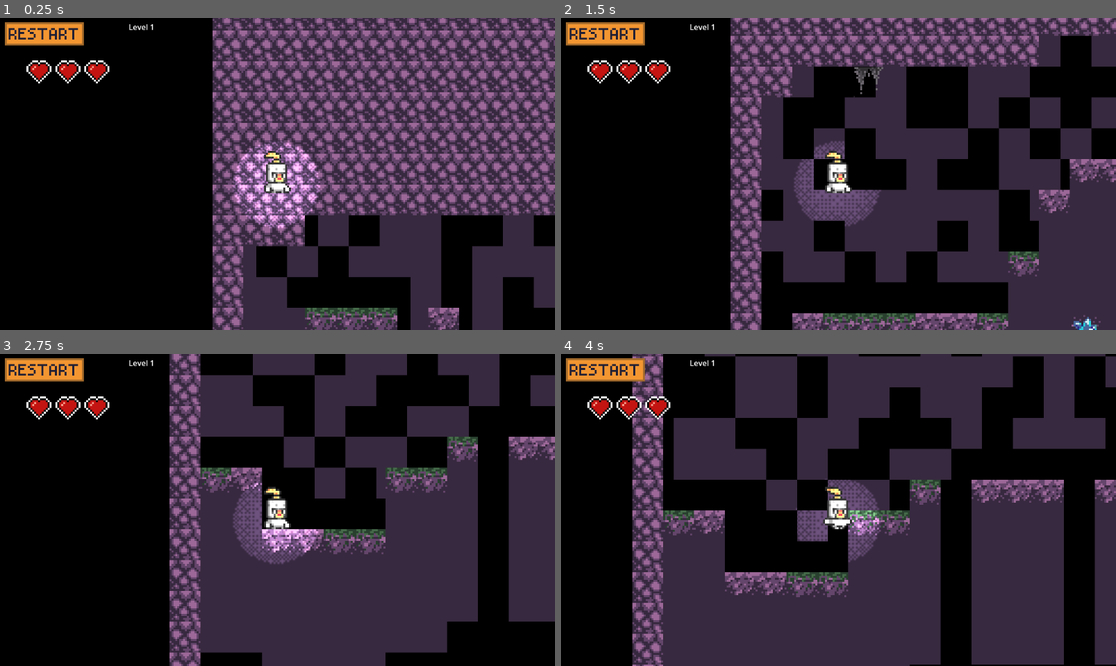
Above: before the commit, frames 1-4 (two rows, left to right).
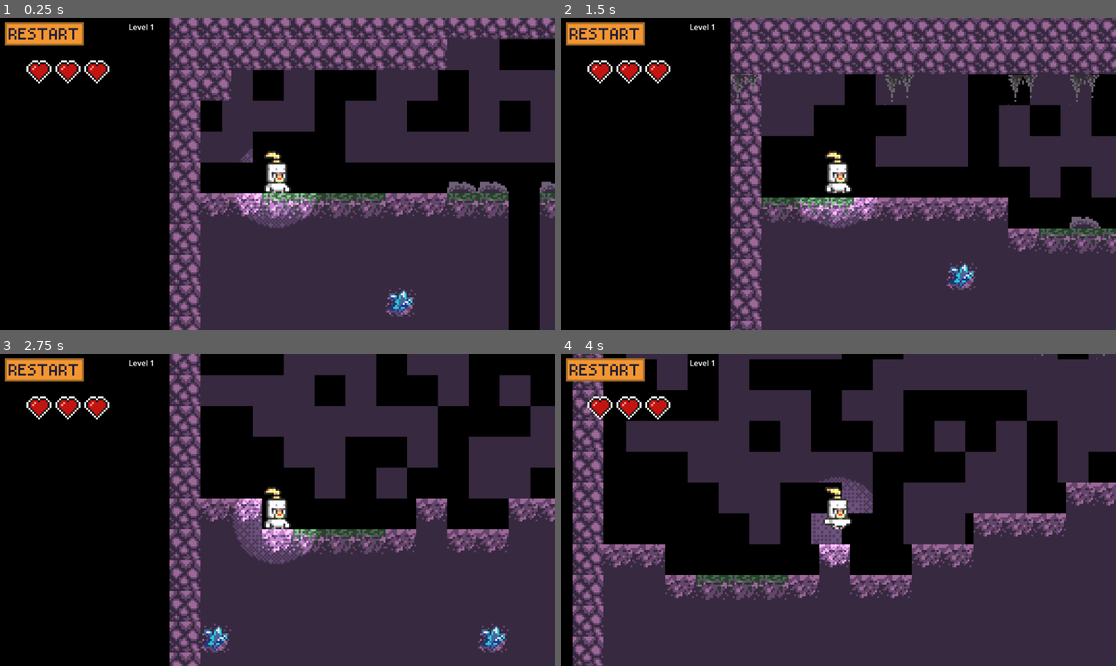
Above: after the commit, the same moments.

Repository: MickeTHS/dtj36_20_team9
Game: Godot game, scene res://Main.tscn
Same seed, same stepped clock (60 frames per second), same inputs: the game is played once before the commit and once after it.
Inputs (mouse positions are in pixels of both pictures, inside the frame that each line leads up to):
- Up to frame 1 (0.25 s): no input
- Up to frame 2 (1.5 s): click (605, 33) at 0.5 s; click (605, 33) at 1.25 s
- Up to frame 3 (2.75 s): click (44, 369) at 2 s
- Up to frame 4 (4 s): tap Enter (attack) at 2.75, 2.85, 3.6 s; hold D (right) from 2.78 s (still down); tap Space (jump) at 3.02, 3.77 s

The runs differ from the first frame. In frame 1, 48% of the frame differs, in the area x 30-100%, y 0-100%; in frame 2, 40%; in frame 3, 25%; in frame 4, 46%.

Commit message:
door, wines, rocks

Diff:
--- a/Main.tscn
+++ b/Main.tscn
@@ -1,8 +1,7 @@
-[gd_scene load_steps=52 format=4 uid="uid://8n6fki16mjou"]
+[gd_scene load_steps=54 format=4 uid="uid://8n6fki16mjou"]
 
 [ext_resource type="Script" uid="uid://bohix0qc05fvw" path="res://scripts/game.gd" id="1_03owx"]
 [ext_resource type="Script" uid="uid://cnfxw346yj4px" path="res://scripts/level.gd" id="2_20pc6"]
-[ext_resource type="Texture2D" uid="uid://kwfymdekkvmf" path="res://assets/example-tileset.png" id="2_wkp8b"]
 [ext_resource type="Script" uid="uid://cytpe7mta0mh3" path="res://scripts/background_tilemap.gd" id="3_20pc6"]
 [ext_resource type="PackedScene" uid="uid://cpa7ynkewjg0c" path="res://scene/enemy_character_1.tscn" id="3_fpfj3"]
 [ext_resource type="Script" uid="uid://0twq1tgvxej6" path="res://scripts/player_character.gd" id="4_5vvyt"]
@@ -20,6 +19,9 @@
 [ext_resource type="Texture2D" uid="uid://bmtew3clc87o5" path="res://assets/light.png" id="12_sc1dx"]
 [ext_resource type="Script" uid="uid://d3rvh2ngw53mc" path="res://scripts/ui_heart.gd" id="14_c2ibq"]
 [ext_resource type="PackedScene" uid="uid://dsoj70qblpoid" path="res://scene/stalactite.tscn" id="14_kjvhd"]
+[ext_resource type="PackedScene" uid="uid://df73fyk85khx4" path="res://scene/roof_wine.tscn" id="17_3b0ty"]
+[ext_resource type="PackedScene" uid="uid://ni1fpwufx5c5" path="res://scene/stone.tscn" id="18_bg4s2"]
+[ext_resource type="AudioStream" uid="uid://ccchyax824hmj" path="res://assets/RANDOM_LOOPED.ogg" id="21_devvj"]
 
 [sub_resource type="PhysicsMaterial" id="PhysicsMaterial_1d40f"]
 
@@ -285,20 +287,86 @@
 target_camera = NodePath("../../PlayerCharacter/Camera2D")
 parallax_factor = Vector2(0.2, 0)
 
-[node name="DoorArea2D" type="Area2D" parent="Level"]
-
-[node name="ExitDoorSprite" type="Sprite2D" parent="Level/DoorArea2D"]
-texture = ExtResource("2_wkp8b")
-region_enabled = true
-region_rect = Rect2(78.56232, 149.13852, 18.949638, 27.886353)
-
-[node name="DoorCollisionShape2D" type="CollisionShape2D" parent="Level/DoorArea2D"]
-shape = SubResource("RectangleShape2D_wkp8b")
-
 [node name="TileMapLayer" type="TileMapLayer" parent="Level"]
 texture_filter = 1
 tile_map_data = PackedByteArray("AAAAAAIAAAAAAAAAAAABAAIAAAAAAAAAAAACAAIAAAAAAAAAAAADAAIAAAAAAAAAAAAEAAIAAAAAAAAAAAAFAA …(208 unchanged characters)…
 tile_set = SubResource("TileSet_1d40f")
+
+[node name="DoorArea2D" type="Area2D" parent="Level"]
+
+[node name="ExitDoorSprite" type="Sprite2D" parent="Level/DoorArea2D"]
+texture = ExtResource("4_20pc6")
+region_enabled = true
+region_rect = Rect2(0, 32, 16, 16)
+
+[node name="ExitDoorSprite2" type="Sprite2D" parent="Level/DoorArea2D"]
+position = Vector2(0, 16)
+texture = ExtResource("4_20pc6")
+region_enabled = true
+region_rect = Rect2(0, 32, 16, 16)
+
+[node name="ExitDoorSprite3" type="Sprite2D" parent="Level/DoorArea2D"]
+position = Vector2(0, 32)
+texture = ExtResource("4_20pc6")
+region_enabled = true
+region_rect = Rect2(0, 32, 16, 16)
+
+[node name="ExitDoorSprite4" type="Sprite2D" parent="Level/DoorArea2D"]
+position = Vector2(0, 48)
+texture = ExtResource("4_20pc6")
+region_enabled = true
+region_rect = Rect2(0, 32, 16, 16)
+
+[node name="ExitDoorSprite5" type="Sprite2D" parent="Level/DoorArea2D"]
+position = Vector2(0, 64)
+texture = ExtResource("4_20pc6")
+region_enabled = true
+region_rect = Rect2(0, 32, 16, 16)
+
+[node name="ExitDoorSprite6" type="Sprite2D" parent="Level/DoorArea2D"]
+position = Vector2(0, 80)
+texture = ExtResource("4_20pc6")
+region_enabled = true
+region_rect = Rect2(0, 32, 16, 16)
+
+[node name="ExitDoorSprite7" type="Sprite2D" parent="Level/DoorArea2D"]
+position = Vector2(0, 96)
+texture = ExtResource("4_20pc6")
+region_enabled = true
+region_rect = Rect2(0, 32, 16, 16)
+
+[node name="ExitDoorSprite8" type="Sprite2D" parent="Level/DoorArea2D"]
+position = Vector2(0, 112)
+texture = ExtResource("4_20pc6")
+region_enabled = true
+region_rect = Rect2(0, 32, 16, 16)
+
+[node name="ExitDoorSprite9" type="Sprite2D" parent="Level/DoorArea2D"]
+position = Vector2(0, 128)
+texture = ExtResource("4_20pc6")
+region_enabled = true
+region_rect = Rect2(0, 32, 16, 16)
+
+[node name="ExitDoorSprite10" type="Sprite2D" parent="Level/DoorArea2D"]
+position = Vector2(0, 144)
+texture = ExtResource("4_20pc6")
+region_enabled = true
+region_rect = Rect2(0, 32, 16, 16)
+
+[node name="ExitDoorSprite11" type="Sprite2D" parent="Level/DoorArea2D"]
+position = Vector2(0, 160)
+texture = ExtResource("4_20pc6")
+region_enabled = true
+region_rect = Rect2(0, 32, 16, 16)
+
+[node name="ExitDoorSprite12" type="Sprite2D" parent="Level/DoorArea2D"]
+position = Vector2(0, 176)
+texture = ExtResource("4_20pc6")
+region_enabled = true
+region_rect = Rect2(0, 32, 16, 16)
+
+[node name="DoorCollisionShape2D" type="CollisionShape2D" parent="Level/DoorArea2D"]
+shape = SubResource("RectangleShape2D_wkp8b")
 
 [node name="DeathzoneBelow" type="Node2D" parent="Level" node_paths=PackedStringArray("player")]
 position = Vector2(0, 415)
@@ -345,7 +413,9 @@
 rare_soil_tiles = Array[Vector2i]([Vector2i(2, 2)])
 rare_soil_chance = 0.02
 roof_tiles = Array[Vector2i]([Vector2i(0, 0)])
-prop_scene = ExtResource("14_kjvhd")
+stalactite_scene = ExtResource("14_kjvhd")
+hanging_vine_scene = ExtResource("17_3b0ty")
+floor_stone_scene = ExtResource("18_bg4s2")
 background_tiles = Array[Vector2i]([Vector2i(1, 1)])
 
 [node name="UILayer" type="CanvasLayer" parent="." node_paths=PackedStringArray("restart_button", "level_label", "heart0", "heart1", "heart2")]
@@ -403,6 +473,12 @@
 environment = SubResource("Environment_0omci")
 camera_attributes = SubResource("CameraAttributesPractical_0omci")
 
+[node name="AudioStreamPlayer" type="AudioStreamPlayer" parent="."]
+stream = ExtResource("21_devvj")
+volume_db = -15.012
+autoplay = true
+parameters/looping = true
+
 [connection signal="body_entered" from="Level/DoorArea2D" to="Level" method="_on_door_area_2d_body_entered"]
 [connection signal="timeout" from="PlayerCharacter/AttackTimer" to="PlayerCharacter" method="_on_attack_timer_timeout"]
 [connection signal="timeout" from="PlayerCharacter/IFrameTimer" to="PlayerCharacter" method="_on_i_frame_timer_timeout"]
--- a/scene/roof_wine.tscn
+++ b/scene/roof_wine.tscn
@@ -16,6 +16,6 @@
 [node name="Sprite2D" type="Sprite2D" parent="."]
 texture = ExtResource("2_6e2x7")
 region_enabled = true
-region_rect = Rect2(15.801916, 47.787823, 15.981903, 16.072926)
+region_rect = Rect2(16, 32, 16, 16)
 
 [connection signal="body_entered" from="." to="." method="_on_body_entered"]
--- /dev/null
+++ b/scene/stone.tscn
@@ -0,0 +1,8 @@
+[gd_scene load_steps=2 format=3 uid="uid://ni1fpwufx5c5"]
+
+[ext_resource type="Texture2D" uid="uid://dpej88mbekbpj" path="res://assets/decent_tileset1.png" id="2_d6w7n"]
+
+[node name="Stone" type="Sprite2D"]
+texture = ExtResource("2_d6w7n")
+region_enabled = true
+region_rect = Rect2(0, 48, 16, 16)
--- a/scripts/platform_generator.gd
+++ b/scripts/platform_generator.gd
@@ -64,11 +64,23 @@
 @export var min_vertical_clearance: int = 4
 
 
-# ====== PROPS (stalactites, crates, bushes, etc) ======
-# Generic environment prop scene. Typically class_name LevelProp extends Node2D.
-@export var prop_scene: PackedScene
-@export_range(0.0, 1.0, 0.01)
-var stalactite_chance: float = 0.12    # probability per roof column to spawn a stalactite
+# ====== PROPS (stalactites, vines, floor stones, etc) ======
+
+# Roof props
+@export var stalactite_scene: PackedScene      # hanging from roof
+@export var hanging_vine_scene: PackedScene    # 1-tile hanging vine
+
+@export_range(0.0, 1.0, 0.01)
+var roof_prop_chance: float = 0.12             # chance per roof column to spawn *a* prop
+
+@export_range(0.0, 1.0, 0.01)
+var stalactite_bias: float = 0.6              # 0–1, probability of stalactite vs vine
+
+# Floor props
+@export var floor_stone_scene: PackedScene     # stone resting on floor
+
+@export_range(0.0, 1.0, 0.01)
+var floor_stone_chance: float = 0.08          # chance per ground column to spawn a stone
 
 
 # ====== BACKGROUND SETTINGS ======
@@ -106,7 +118,7 @@
 
 func _ready() -> void:
 	rng.randomize()
-	generate_level()
+
 
 
 func generate_level() -> void:
@@ -128,10 +140,35 @@
 	var ground_heights := _generate_ground_profile()
 	last_ground_heights = ground_heights
 
+	# Debug print the entire ground height profile
+	var line := ""
+	for i in range(ground_heights.size()):
+		var h = ground_heights[i]
+		if h == null:
+			line += " --"        # gap
+		else:
+			line += " %02d" % int(h)
+
+	print("\n[GROUND HEIGHTS]\n", line, "\n")
+
+
 	var roof_heights := _generate_roof_profile(ground_heights)
 	last_roof_heights = roof_heights
 
+	# Debug print the entire ground height profile
+	line = ""
+	for i in range(roof_heights.size()):
+		var h = roof_heights[i]
+		if h == null:
+			line += " --"        # gap
+		else:
+			line += " %02d" % int(h)
+
+	print("\n[ROOF HEIGHTS]\n", line, "\n")
+
+
 	_paint_ground(ground_heights)
+	_paint_floor_props(ground_heights)
 	_paint_roof(roof_heights)
 	_paint_walls(ground_heights, roof_heights)
 	_add_rescue_platforms(ground_heights)
@@ -200,7 +237,7 @@
 	for x in range(level_width):
 		var try_gap: bool = rng.randf() < gap_chance
 
-		if try_gap and gap_len < max_pit_width:
+		if x > 6 and try_gap and gap_len < max_pit_width:
 			heights.append(null)
 			gap_len += 1
 		else:
@@ -304,19 +341,60 @@
 			var pos := Vector2i(x, roof_y - d)
 			ground_tilemap.set_cell(pos, roof_source_id, roof_tile)
 
-		# --- STALACTITE PROP (hanging from underside) ---
-		if prop_scene != null and rng.randf() < stalactite_chance:
-			var cell_below := Vector2i(x, roof_y + 1)
-			var local: Vector2 = ground_tilemap.map_to_local(cell_below)
-			var global: Vector2 = ground_tilemap.to_global(local)
-
-			var prop := prop_scene.instantiate() as Node2D
-			if prop != null:
-				prop.global_position = global
-				add_child(prop)
-				_spawned_props.append(prop)
-
-
+		# --- ROOF PROPS: stalactite OR vine ---
+		if rng.randf() < roof_prop_chance:
+			var scene_to_use: PackedScene = null
+
+			if stalactite_scene != null and hanging_vine_scene != null:
+				# Random choice using bias
+				if rng.randf() < stalactite_bias:
+					scene_to_use = stalactite_scene
+				else:
+					scene_to_use = hanging_vine_scene
+			elif stalactite_scene != null:
+				scene_to_use = stalactite_scene
+			elif hanging_vine_scene != null:
+				scene_to_use = hanging_vine_scene
+
+			if scene_to_use != null:
+				var cell_below := Vector2i(x, roof_y + 1)
+				var local: Vector2 = ground_tilemap.map_to_local(cell_below)
+				var global: Vector2 = ground_tilemap.to_global(local)
+
+				var prop := scene_to_use.instantiate() as Node2D
+				if prop != null:
+					prop.global_position = global
+					add_child(prop)
+					_spawned_props.append(prop)
+
+func _paint_floor_props(heights: Array) -> void:
+	if floor_stone_scene == null:
+		return
+	if ground_tilemap == null:
+		return
+
+	for x in range(heights.size()):
+		var h = heights[x]
+		if h == null:
+			continue
+
+		# Random chance per ground column
+		if rng.randf() > floor_stone_chance:
+			continue
+
+		var ground_y: int = int(h)
+
+		# Place the stone so it visually rests on top of the floor tile.
+		# We use the cell *above* the floor tile (ground_y - 1).
+		var cell_above := Vector2i(x, ground_y - 1)
+		var local := ground_tilemap.map_to_local(cell_above)
+		var global := ground_tilemap.to_global(local)
+
+		var stone := floor_stone_scene.instantiate() as Node2D
+		if stone != null:
+			stone.global_position = global
+			add_child(stone)
+			_spawned_props.append(stone)
 
 
 # ------------------------------------------------------------
@@ -523,10 +601,13 @@
 				continue  # not enough vertical space, try next column
 
 		# Place player 3 tiles above the floor
-		var spawn_cell := Vector2i(x, ground_y - 3)
+		var spawn_cell := Vector2i(x, ground_y)
 		var local := ground_tilemap.map_to_local(spawn_cell)
 		var global := ground_tilemap.to_global(local)
-		global.y -= 16 * 3
+		global.y -= (16 * 2) + 4
+
+		print("Determined OK spawn point at X " +str(x)+ ", Y: " + str(spawn_cell.y) + " roof_y: " + str(roof_y) + " floor_y: " + str(ground_y))
+
 		return global
 
 	# Fallback if no column was valid
@@ -541,12 +622,14 @@
 	if ground_tilemap == null or ground_tilemap.tile_set == null:
 		return result
 
+	# Reuse the same safe columns logic as player (floor + roof clearance)
 	var cols := _get_safe_spawn_columns()
 	if cols.is_empty():
 		return result
 
 	var n: int = min(count, cols.size())
 	for i in range(n):
+		# Evenly spread enemies across the safe columns
 		var t: float = float(i + 1) / float(n + 1)
 		var idx: int = int(t * float(cols.size()))
 		if idx < 0:
@@ -555,13 +638,17 @@
 			idx = cols.size() - 1
 
 		var x: int = cols[idx]
-		var gy: int = get_ground_y_at(x)
-		if gy == -1:
+		var ground_y: int = get_ground_y_at(x)
+		if ground_y == -1:
 			continue
 
-		var cell := Vector2i(x, gy - 1)
-		var local := ground_tilemap.map_to_local(cell)
+		# Use the SAME vertical formula as the player spawn:
+		# tile at (x, ground_y), then pixel-offset up to sit on the floor
+		var spawn_cell := Vector2i(x, ground_y)
+		var local := ground_tilemap.map_to_local(spawn_cell)
 		var global := ground_tilemap.to_global(local)
+		global.y -= (16 * 2) + 4  # same as get_player_spawn_position
+
 		result.append(global)
 
 	return result
Not shown, added: assets/RANDOM_LOOPED.ogg.import
Not shown, added: assets/RANDOM_LOOPED.ogg
